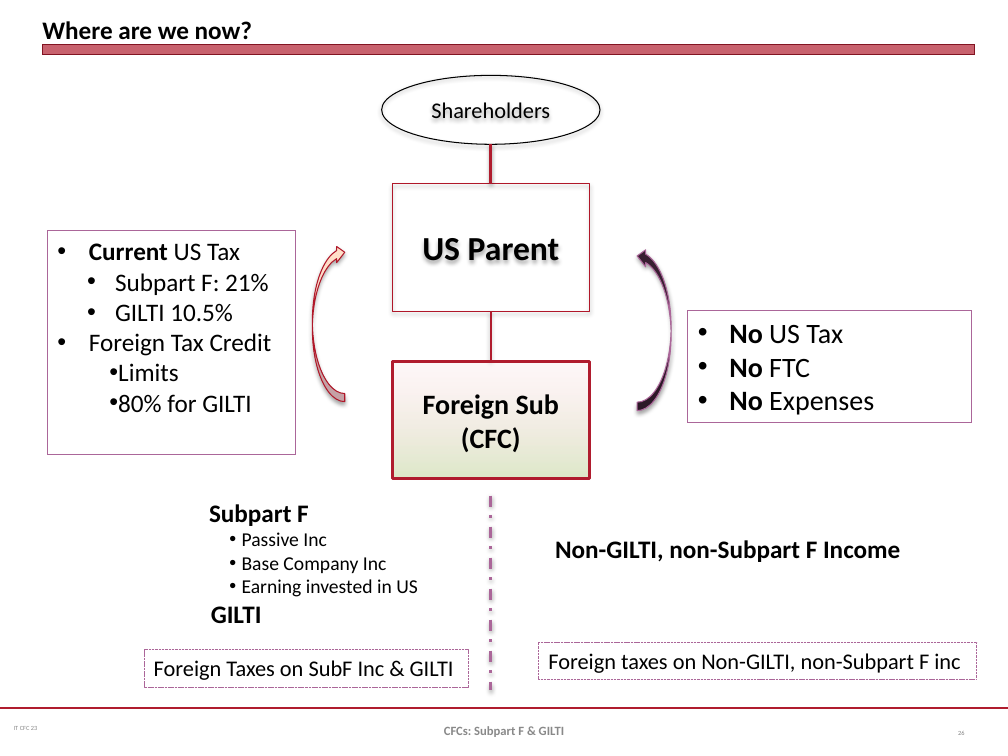
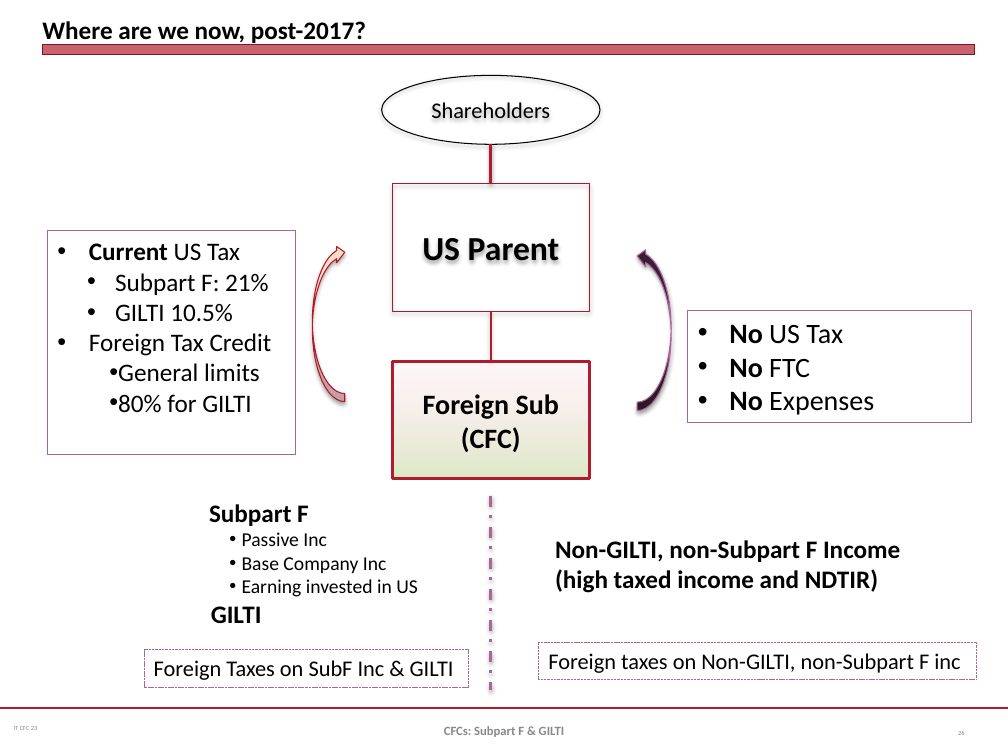
Before and after one commit to jmc877/International-Tax, a slide deck: slide 26 of slides/IT_CFC_23.pptx. Drawn at 1008x756 pixels with LibreOffice and Linux fonts; fonts in the diff are those of the drawing. Boxes give left, top, right and bottom in pixels: in the first picture for what was removed or moved away, otherwise in the second. Text is boxed around its words. In the diff, an @@ line names an element or a change of style, - is before the commit and + after.

```diff
--- a/slides/IT_CFC_23.pptx
+++ b/slides/IT_CFC_23.pptx
@@ title at [42,21,366,46]: text changed @@
-Where are we now?
+Where are we now, post-2017?
@@ text in rectangle at [118,363,260,382]: text changed @@
-  • Limits
+  • General limits
@@ text at [555,540,900,593]: text changed @@
-Non-GILTI, non-Subpart F Income
+Non-GILTI, non-Subpart F Income
+(high taxed income and NDTIR)
```
Also in this commit, not shown: 13 other slides changed, 4 other files.
